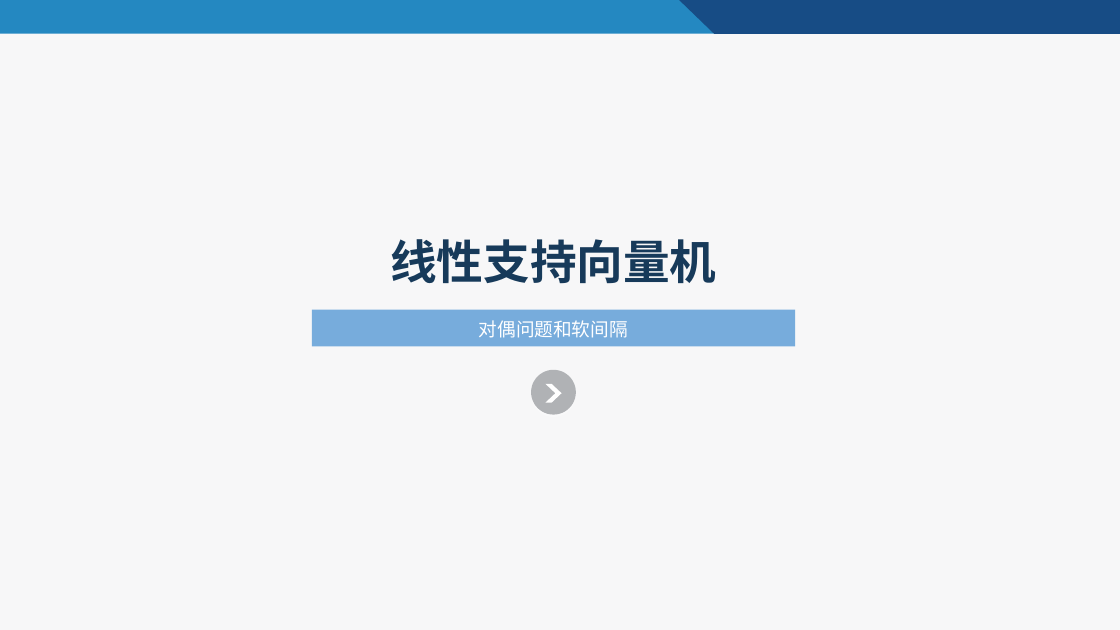
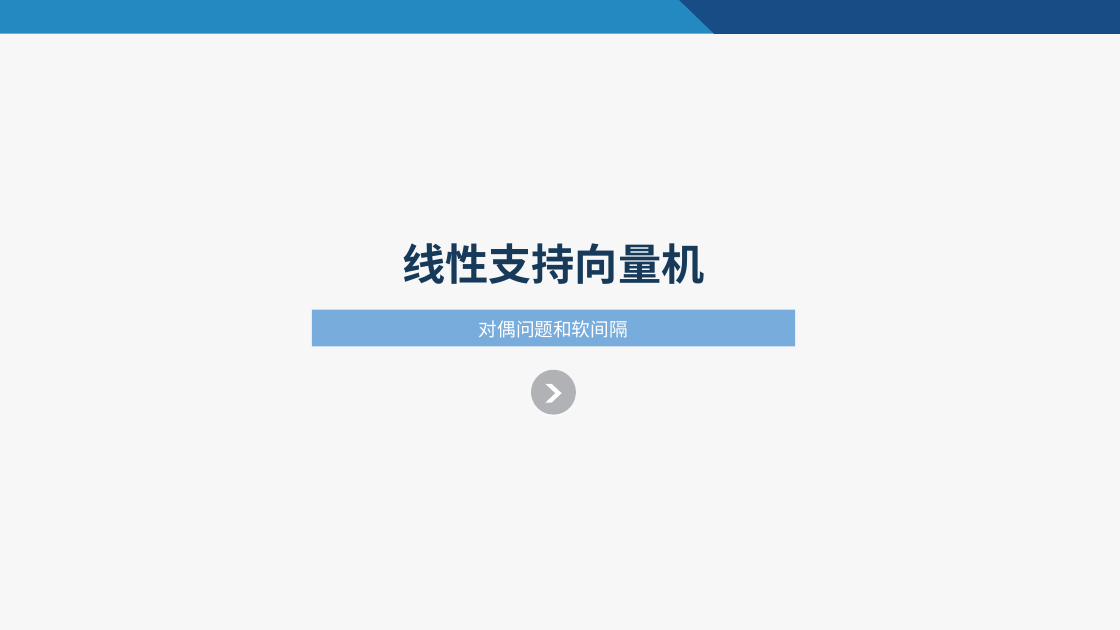
Before and after one commit to qiuliwang/MachineLearning, a slide deck: slide 9 of SVM/支持向量机.pptx. Drawn at 1120x630 pixels with LibreOffice and Linux fonts; fonts in the diff are those of the drawing. Boxes give left, top, right and bottom in pixels: in the first picture for what was removed or moved away, otherwise in the second. Text is boxed around its words. In the diff, an @@ line names an element or a change of style, - is before the commit and + after.

```diff
--- a/SVM/支持向量机.pptx
+++ b/SVM/支持向量机.pptx
@@ text "线性支持向量机" at (x1=403, y1=243, x2=705, y2=284): size 40 to 37 pt; line spacing 1.1 to 1.3 @@
```
Also in this commit, not shown: 2 other slides changed, 8 slides removed, 4 other files.
